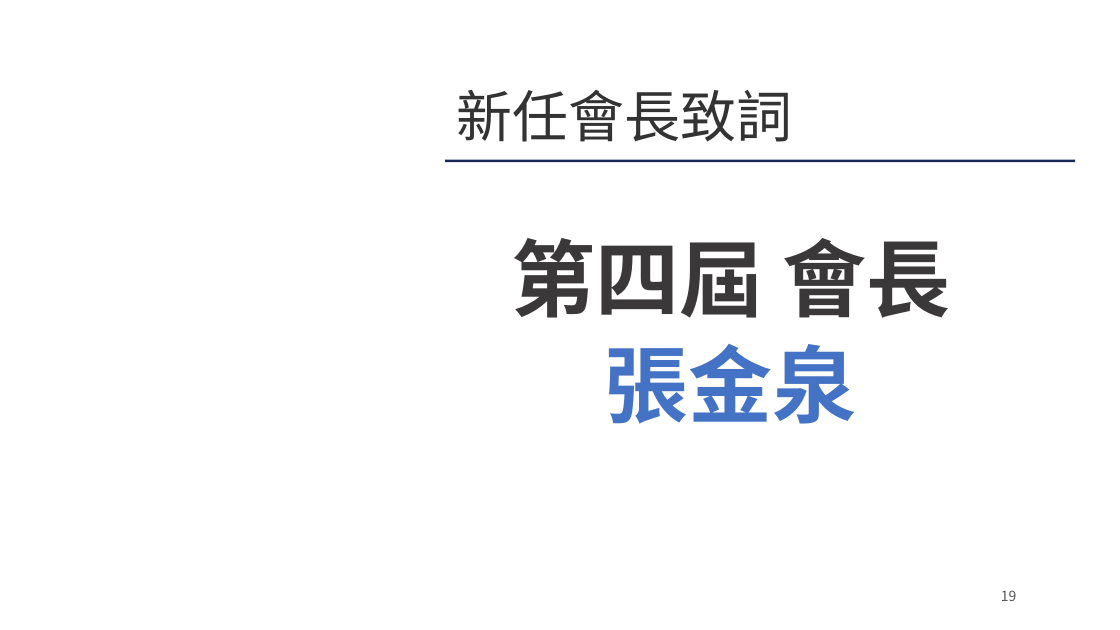
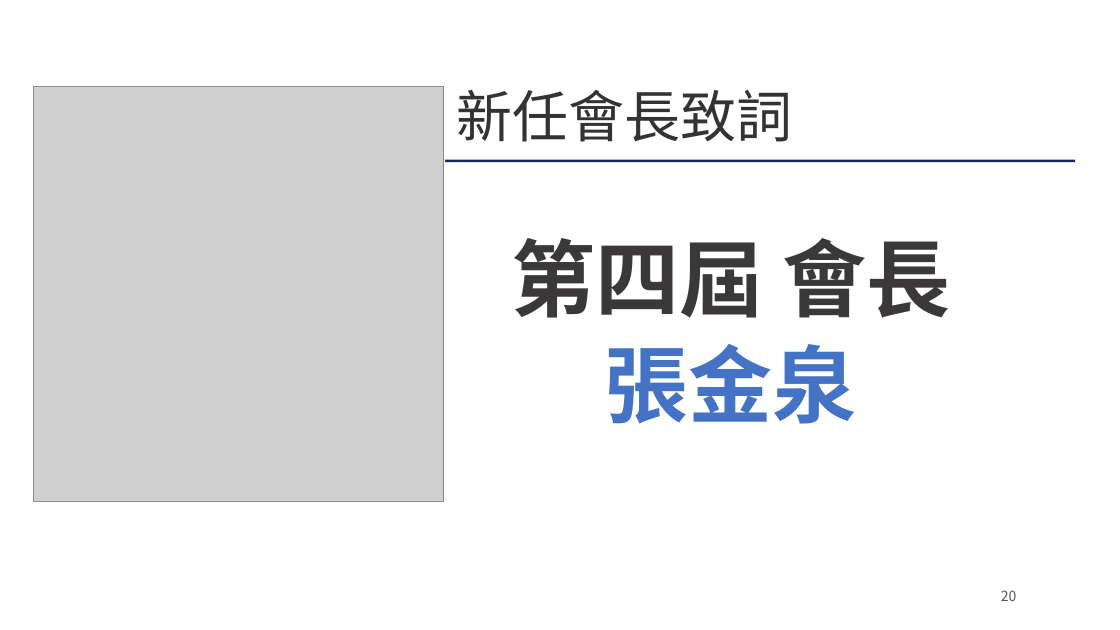
Before and after one commit to Ericliang680928/IAA, a slide deck: slide 20 of 20261204/agm/IAA會員大會簡報_20261204.pptx (slide 19 before the commit). Drawn at 1120x630 pixels with LibreOffice and Linux fonts; fonts in the diff are those of the drawing; grey boxes stand for pictures; background and template pictures are left out. Boxes give left, top, right and bottom in pixels: in the first picture for what was removed or moved away, otherwise in the second. Text is boxed around its words. In the diff, an @@ line names an element or a change of style, - is before the commit and + after.

```diff
--- a/20261204/agm/IAA會員大會簡報_20261204.pptx
+++ b/20261204/agm/IAA會員大會簡報_20261204.pptx
@@ picture added at <box>34,87,444,502</box> @@
@@ page number at <box>1001,590,1017,601</box>: text changed @@
-19
+20
```
Also in this commit, not shown: 4 other slides changed, 3 other files.
